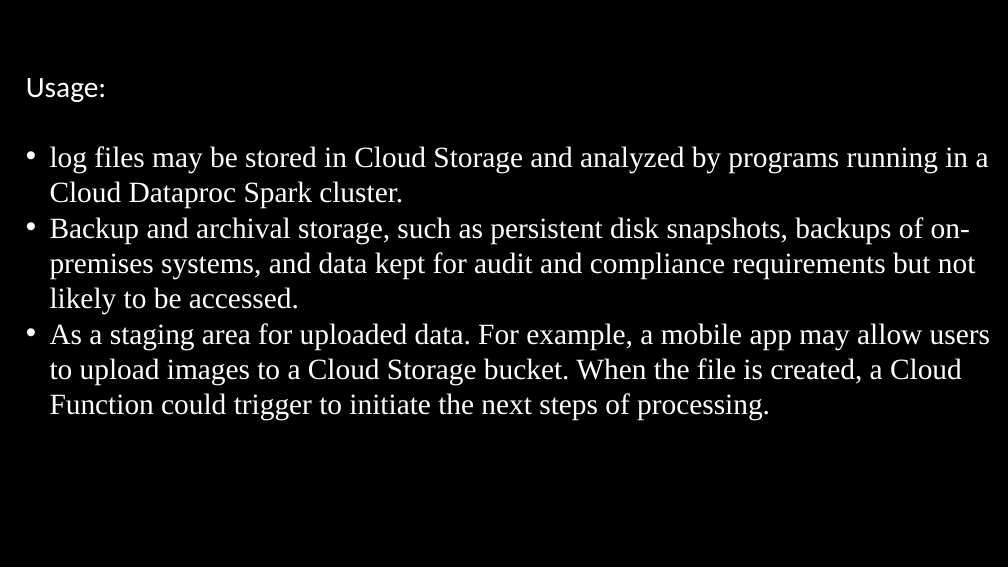
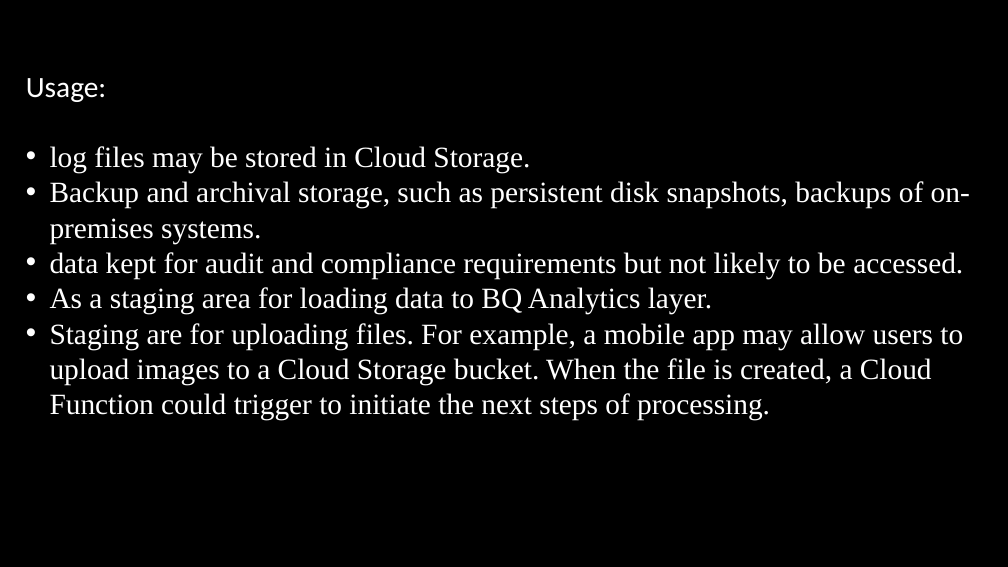
Before and after one commit to smvinodkumar910/python_training, a slide deck: slide 8 of Google Cloud Platform.pptx. Drawn at 1008x567 pixels with LibreOffice and Linux fonts; fonts in the diff are those of the drawing; background and template pictures are left out. Boxes give left, top, right and bottom in pixels: in the first picture for what was removed or moved away, otherwise in the second. Text is boxed around its words. In the diff, an @@ line names an element or a change of style, - is before the commit and + after.

```diff
--- a/Google Cloud Platform.pptx
+++ b/Google Cloud Platform.pptx
@@ text at (50, 146, 970, 420): text changed @@
-• log files may be stored in Cloud Storage and analyzed by programs running in a Cloud Dataproc Spark cluster.
-• Backup and archival storage, such as persistent disk snapshots, backups of on-premises systems, and data kept for audit and compliance requirements but not likely to be accessed.
-• As a staging area for uploaded data. For example, a mobile app may allow users to upload images to a Cloud Storage bucket. When the file is created, a Cloud Function could trigger to initiate the next steps of processing.
+• log files may be stored in Cloud Storage.
+• Backup and archival storage, such as persistent disk snapshots, backups of on-premises systems.
+• data kept for audit and compliance requirements but not likely to be accessed.
+• As a staging area for loading data to BQ Analytics layer.
+• Staging are for uploading files. For example, a mobile app may allow users to upload images to a Cloud Storage bucket. When the file is created, a Cloud Function could trigger to initiate the next steps of processing.
```
Also in this commit, not shown: 1 other slide changed, 6 slides added, 13 other files.
